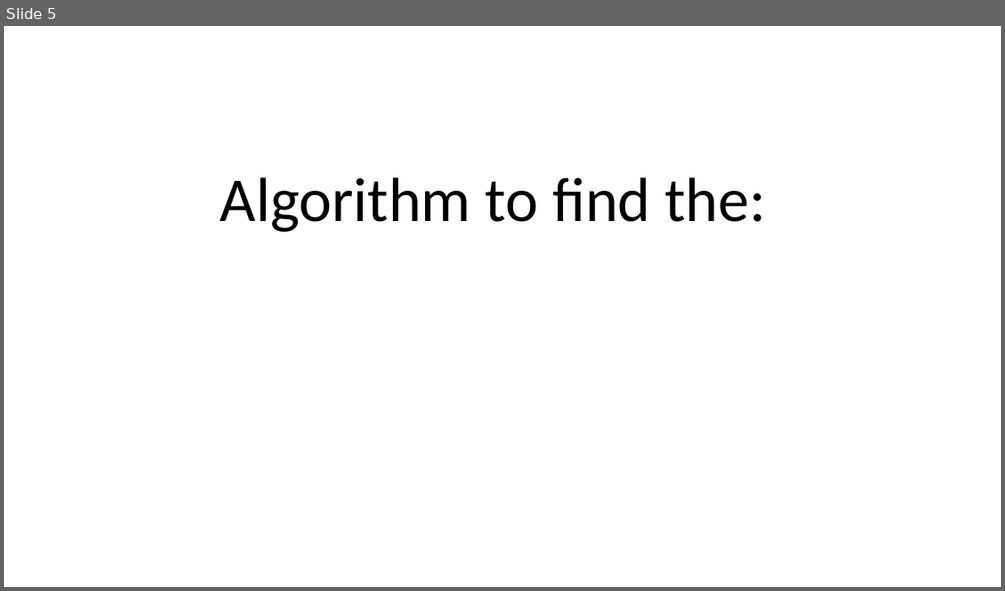
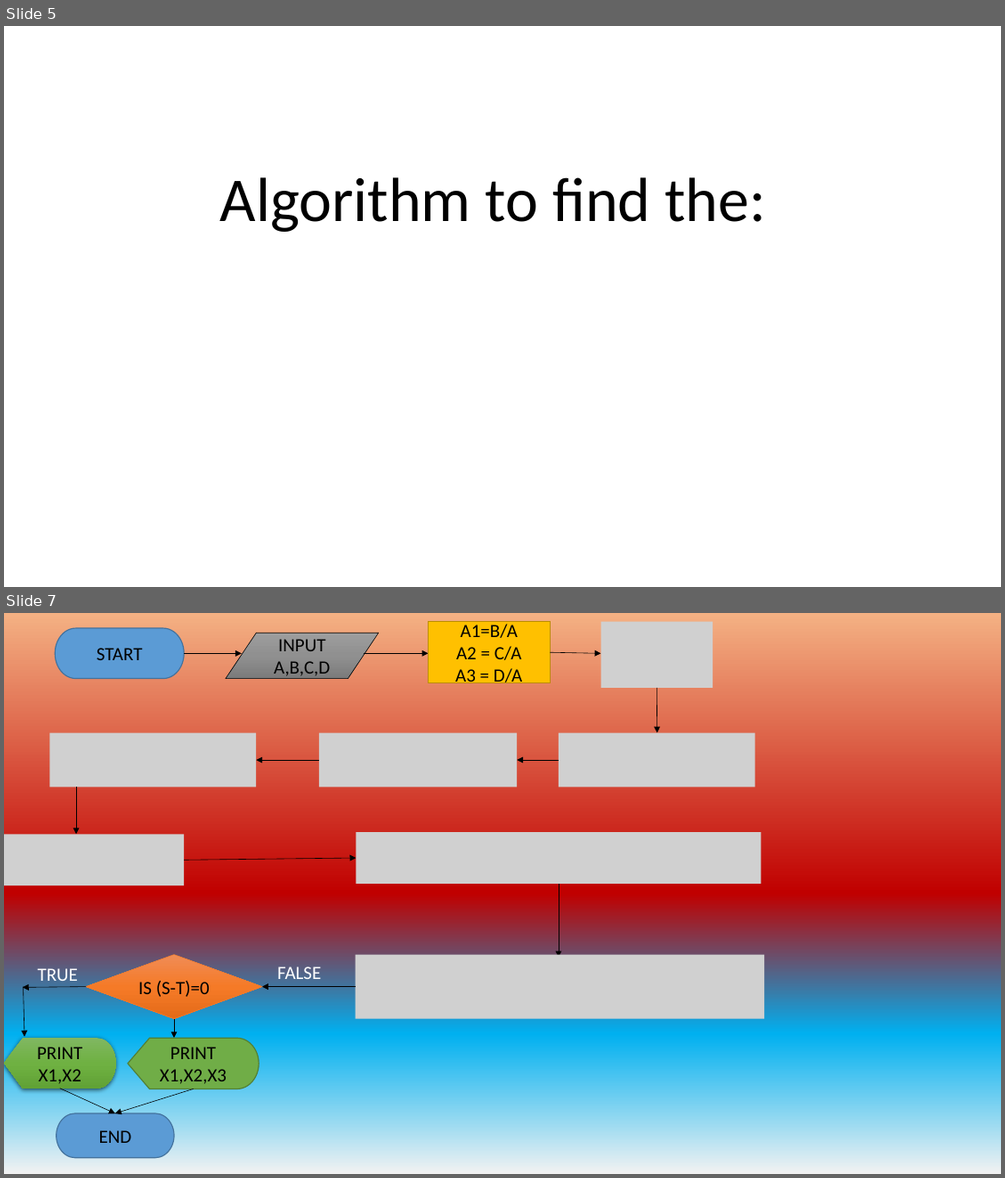
Before and after one commit to 3l4k/Lotanna_OkekeCSC102, a slide deck: Lotanna OkekeAA1.pptx. Shown one above the other, each under a label of ours: slide 5 before the commit, slides 5 and 7 after it; the slides between them are not shown. The pictures are 1005x591 and 1005x1178 pixels, drawn with LibreOffice and Linux fonts; fonts in the diff are those of the drawing; grey boxes stand for pictures. Boxes give left, top, right and bottom in pixels: in the first picture for what was removed or moved away, otherwise in the second. Text is boxed around its words. In the diff, an @@ line names an element or a change of style, - is before the commit and + after.

```diff
--- a/Lotanna OkekeAA1.pptx
+++ b/Lotanna OkekeAA1.pptx
@@ slide 7 added at (4, 613, 1001, 1174), background gradient #F4B183 to #C00000 to #00B0F0 to #F2F2F2 @@
@@ pill shape added at (55, 628, 184, 678), fill #5B9BD5, outline #43739E 1 pt, 18 pt, text #000000 @@
+START
@@ flow chart input output added at (226, 633, 378, 679), fill gradient #9D9D9D to #909090 to #7C7C7C, outline #000000 0.5 pt, 18 pt, text #000000 @@
+INPUT A,B,C,D
@@ rectangle added at (428, 622, 550, 683), fill #FFC000, outline #BD8E00 1 pt, 18 pt, text #000000 @@
+A1=B/A
+A2 = C/A
+A3 = D/A
@@ picture added at (600, 622, 713, 688) @@
@@ arrow added from (184, 653) to (242, 653), #000000 0.5 pt @@
@@ arrow added from (364, 653) to (428, 653), #000000 0.5 pt @@
@@ arrow added from (550, 653) to (600, 653), #000000 0.5 pt @@
@@ arrow added from (657, 688) to (657, 732), #000000 0.5 pt @@
@@ picture added at (49, 732, 256, 787) @@
@@ picture added at (319, 732, 517, 787) @@
@@ picture added at (558, 732, 755, 787) @@
@@ arrow added from (319, 760) to (256, 760), #000000 0.5 pt @@
@@ arrow added from (558, 760) to (517, 760), #000000 0.5 pt @@
@@ arrow added from (76, 787) to (76, 835), #000000 0.5 pt @@
@@ picture added at (4, 835, 184, 886) @@
@@ picture added at (356, 832, 761, 884) @@
@@ arrow added from (184, 860) to (356, 858), #000000 0.5 pt @@
@@ arrow added from (558, 884) to (558, 957), #000000 0.5 pt @@
@@ diamond added at (86, 955, 262, 1019), fill gradient #F18C57 to #F67B28 to #E56C19, outline #ED7D31 0.5 pt, 18 pt, text #000000 @@
+IS (S-T)=0
@@ picture added at (356, 955, 764, 1019) @@
@@ text added at (38, 968, 78, 981), 18 pt, text #FFFFFF @@
+TRUE
@@ text added at (277, 966, 321, 979), 18 pt, text #FFFFFF @@
+FALSE
@@ arrow added from (86, 987) to (23, 987), #000000 0.5 pt @@
@@ arrow added from (24, 987) to (24, 1037), #000000 0.5 pt @@
@@ arrow added from (356, 987) to (262, 987), #000000 0.5 pt @@
@@ flow chart display added at (4, 1038, 116, 1088), fill gradient #81B861 to #6FB242 to #62A336, 18 pt, text #000000 @@
+PRINT X1,X2
@@ flow chart display added at (128, 1038, 259, 1088), fill #70AD47, outline #538035 1 pt, 18 pt, text #000000 @@
+PRINT X1,X2,X3
@@ arrow added from (174, 1018) to (174, 1038), #000000 0.5 pt @@
@@ arrow added from (60, 1088) to (115, 1113), #000000 0.5 pt @@
@@ arrow added from (194, 1088) to (115, 1113), #000000 0.5 pt @@
@@ pill shape added at (57, 1113, 175, 1158), fill #5B9BD5, outline #43739E 1 pt, 18 pt, text #000000 @@
+END
```
Also in this commit, not shown: 3 slides changed, 3 other slides added, 1 slide removed, 1 other file.
